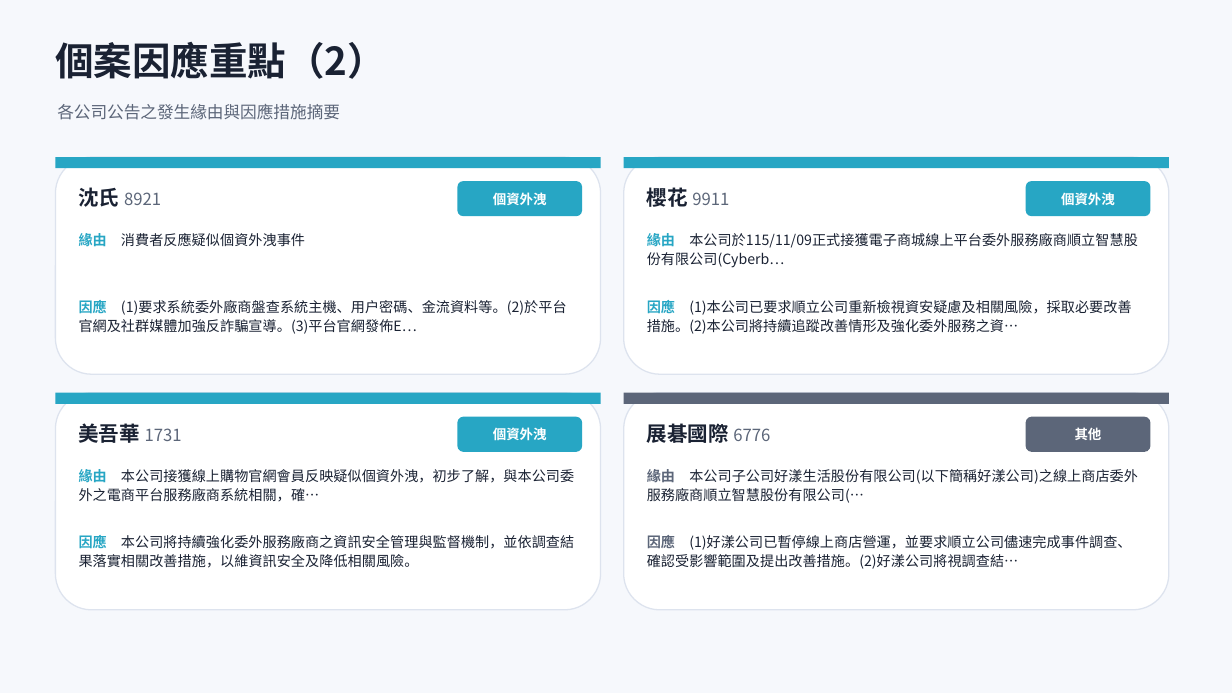
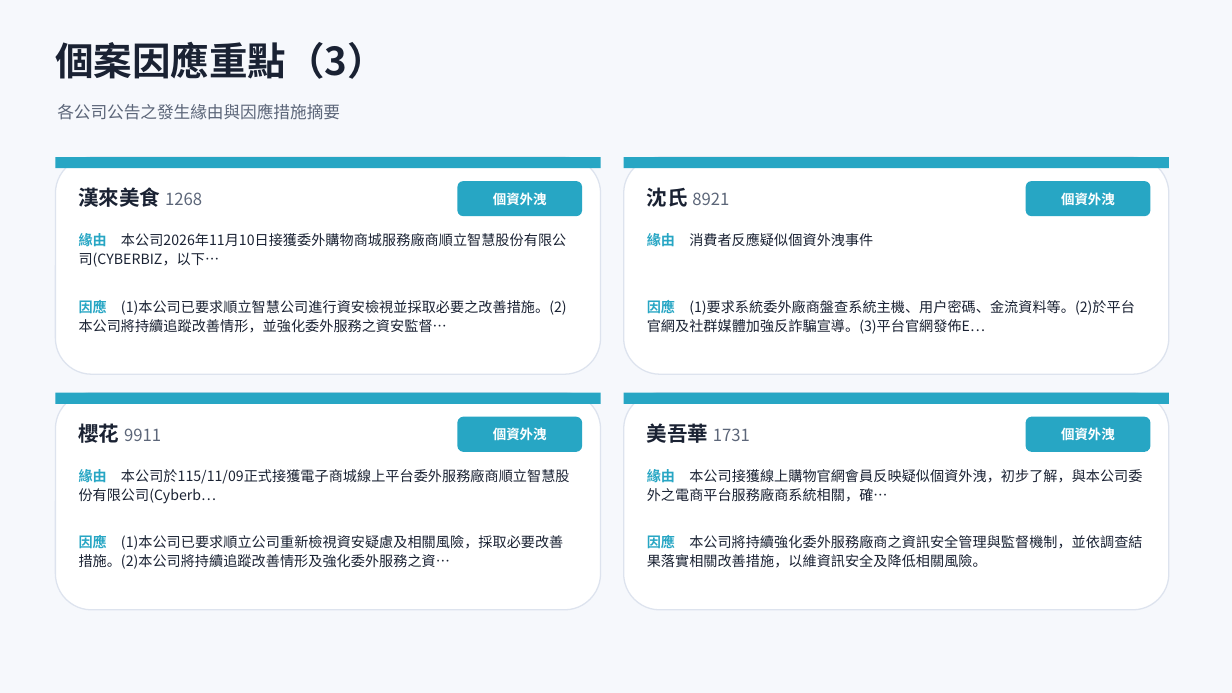
Before and after one commit to Johnnylin77/mops-isec-monitor, a slide deck: slide 8 of 資安事件因應分析.pptx (slide 7 before the commit). Drawn at 1232x693 pixels with LibreOffice and Linux fonts; fonts in the diff are those of the drawing. Boxes give left, top, right and bottom in pixels: in the first picture for what was removed or moved away, otherwise in the second. Text is boxed around its words. In the diff, an @@ line names an element or a change of style, - is before the commit and + after.

```diff
--- a/資安事件因應分析.pptx
+++ b/資安事件因應分析.pptx
@@ text at box(55, 42, 386, 79): text changed @@
-個案因應重點（2）
+個案因應重點（3）
@@ text at box(79, 187, 202, 207): text changed; size 13 to 16 pt; text colour #5C6679 to #1A2233; bold on @@
-沈氏 8921
+漢來美食 1268
@@ text at box(647, 187, 729, 207): text changed @@
-櫻花 9911
+沈氏 8921
@@ text at box(79, 231, 566, 267): text changed @@
-緣由 消費者反應疑似個資外洩事件
+緣由 本公司2026年11月10日接獲委外購物商城服務廠商順立智慧股份有限公司(CYBERBIZ，以下…
@@ text at box(647, 231, 873, 249): text changed @@
-緣由 本公司於115/11/09正式接獲電子商城線上平台委外服務廠商順立智慧股份有限公司(Cyberb…
+緣由 消費者反應疑似個資外洩事件
@@ text at box(79, 298, 567, 333): text changed @@
-因應 (1)要求系統委外廠商盤查系統主機、用戶密碼、金流資料等。(2)於平台官網及社群媒體加強反詐騙宣導。(3)平台官網發佈E…
+因應 (1)本公司已要求順立智慧公司進行資安檢視並採取必要之改善措施。(2)本公司將持續追蹤改善情形，並強化委外服務之資安監督…
@@ text at box(647, 298, 1135, 334): text changed @@
-因應 (1)本公司已要求順立公司重新檢視資安疑慮及相關風險，採取必要改善措施。(2)本公司將持續追蹤改善情形及強化委外服務之資…
+因應 (1)要求系統委外廠商盤查系統主機、用戶密碼、金流資料等。(2)於平台官網及社群媒體加強反詐騙宣導。(3)平台官網發佈E…
@@ rectangle at box(624, 393, 1169, 404): fill #5C6679 to #27A6C4 @@
@@ rounded rectangle at box(1026, 417, 1151, 452): fill #5C6679 to #27A6C4 @@
@@ text at box(79, 423, 161, 443): text changed @@
-美吾華 1731
+櫻花 9911
@@ text at box(647, 423, 750, 443): text changed; size 16 to 13 pt; text colour #1A2233 to #5C6679; bold off @@
-展碁國際 6776
+美吾華 1731
@@ text at box(1061, 427, 1115, 440): text changed @@
-其他
+個資外洩
@@ text at box(79, 467, 570, 504): text changed @@
-緣由 本公司接獲線上購物官網會員反映疑似個資外洩，初步了解，與本公司委外之電商平台服務廠商系統相關，確…
+緣由 本公司於115/11/09正式接獲電子商城線上平台委外服務廠商順立智慧股份有限公司(Cyberb…
@@ text at box(647, 467, 1142, 502): text changed @@
-緣由 本公司子公司好漾生活股份有限公司(以下簡稱好漾公司)之線上商店委外服務廠商順立智慧股份有限公司(…
+緣由 本公司接獲線上購物官網會員反映疑似個資外洩，初步了解，與本公司委外之電商平台服務廠商系統相關，確…
@@ text at box(79, 533, 563, 569): text changed @@
-因應 本公司將持續強化委外服務廠商之資訊安全管理與監督機制，並依調查結果落實相關改善措施，以維資訊安全及降低相關風險。
+因應 (1)本公司已要求順立公司重新檢視資安疑慮及相關風險，採取必要改善措施。(2)本公司將持續追蹤改善情形及強化委外服務之資…
@@ text at box(647, 533, 1142, 568): text changed @@
-因應 (1)好漾公司已暫停線上商店營運，並要求順立公司儘速完成事件調查、確認受影響範圍及提出改善措施。(2)好漾公司將視調查結…
+因應 本公司將持續強化委外服務廠商之資訊安全管理與監督機制，並依調查結果落實相關改善措施，以維資訊安全及降低相關風險。
```
Also in this commit, not shown: 11 other slides changed, 1 slide added, 2 other files.
